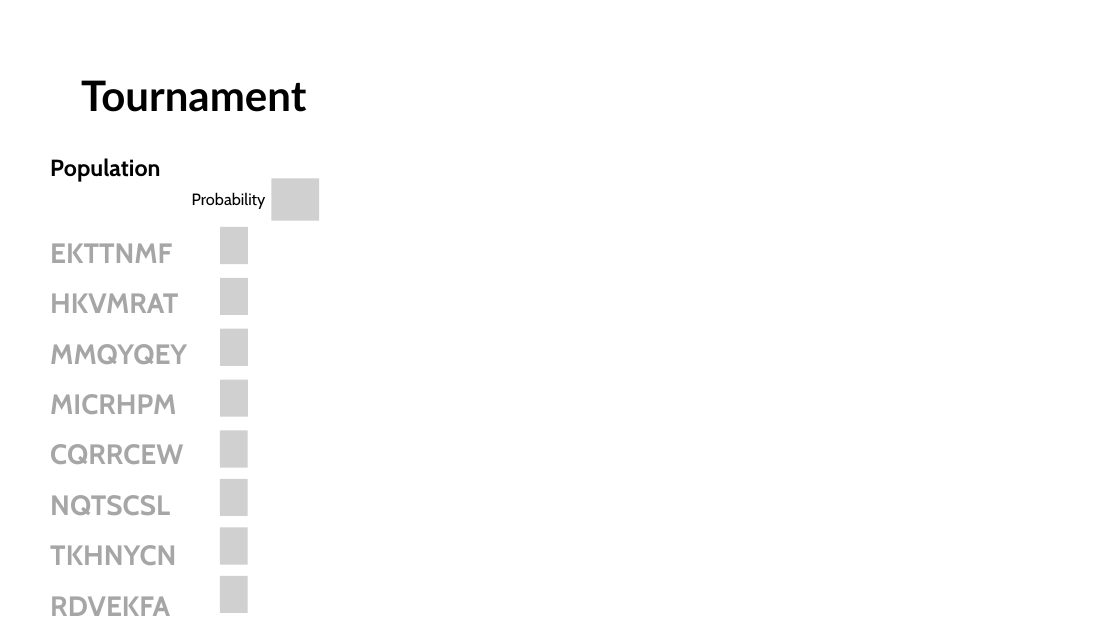
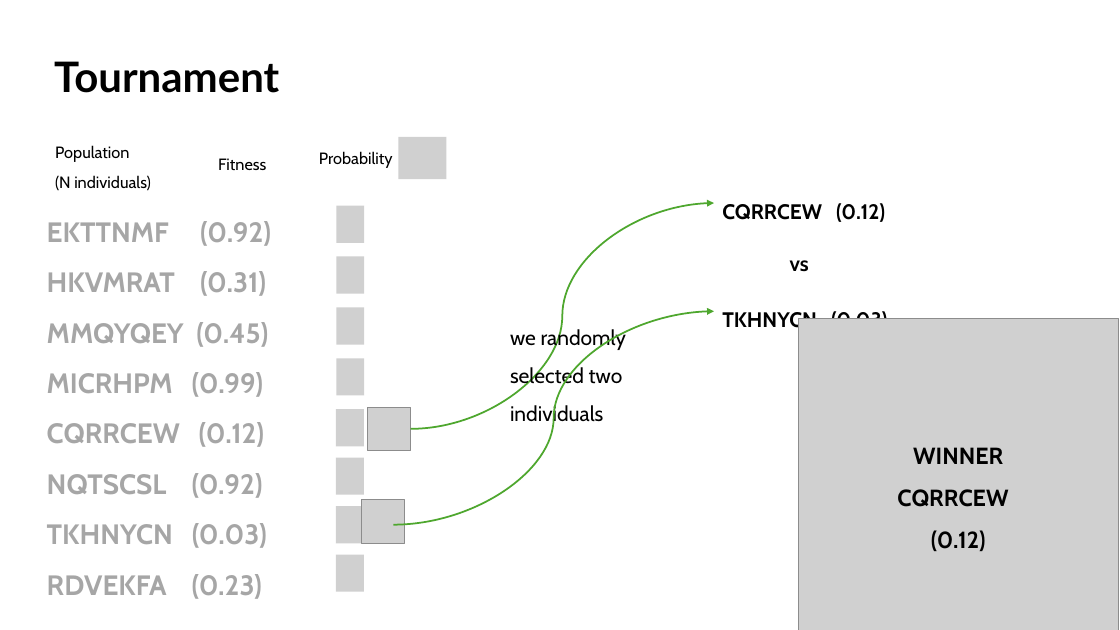
Before and after one commit to jazminamg26/DeNovoProteinDesign, a slide deck: slide 3 of genetic.pptx. Drawn at 1120x630 pixels with LibreOffice and Linux fonts; fonts in the diff are those of the drawing; grey boxes stand for pictures. Boxes give left, top, right and bottom in pixels: in the first picture for what was removed or moved away, otherwise in the second. Text is boxed around its words. In the diff, an @@ line names an element or a change of style, - is before the commit and + after.

```diff
--- a/genetic.pptx
+++ b/genetic.pptx
@@ text "Tournament": place and size @@
-text "Tournament" at (81, 80, 306, 112)
+text "Tournament" at (54, 61, 279, 93)
@@ text "Population": place and size @@
-text "Population" at (50, 158, 160, 182)
+text "Population" at (55, 145, 151, 191)
@@ text at (55, 145, 129, 162): size 20 to 14 pt, bold off in "Population"; line spacing 1 to 1.5 @@
@@ text "Probability": place and size @@
-text "Probability" at (192, 192, 266, 209)
+text "Probability" at (319, 151, 393, 168)
@@ text at (55, 175, 151, 191): paragraph added @@
+(N individuals)
@@ group added at (218, 137, 446, 592): 9 pictures, 1 text @@
+Fitness
@@ picture removed at (271, 178, 319, 220) @@
@@ curved arrow added from (411, 429) to (714, 203), #4EA72E 1.5 pt @@
@@ text added at (722, 203, 885, 222), 18 pt, text #000000, bold @@
+CQRRCEW (0.12)
@@ text at (47, 221, 271, 599): text changed @@
-EKTTNMF
-HKVMRAT
-MMQYQEY
-MICRHPM
-CQRRCEW
-NQTSCSL
-TKHNYCN
-RDVEKFA
+EKTTNMF (0.92)
+HKVMRAT (0.31)
+MMQYQEY (0.45)
+MICRHPM (0.99)
+CQRRCEW (0.12)
+NQTSCSL (0.92)
+TKHNYCN (0.03)
+RDVEKFA (0.23)
@@ picture removed at (220, 227, 248, 264) @@
@@ text added at (790, 260, 809, 272), 18 pt, text #000000, bold @@
+vs
@@ picture removed at (220, 278, 248, 315) @@
@@ picture removed at (220, 329, 248, 365) @@
@@ curved arrow added from (393, 525) to (714, 312), #4EA72E 1.5 pt @@
@@ text added at (510, 327, 626, 427), 18 pt, text #000000 @@
+we randomly selected two individuals
@@ text added at (722, 309, 887, 333), 18 pt, text #000000, bold @@
+TKHNYCN (0.03)
@@ picture added at (798, 318, 1118, 630) @@
@@ picture removed at (220, 380, 248, 417) @@
@@ picture added at (367, 408, 411, 451) @@
@@ picture removed at (220, 430, 248, 467) @@
@@ text added at (897, 447, 1008, 551), 20 pt, text #000000, bold @@
+WINNER
+CQRRCEW (0.12)
@@ picture removed at (220, 479, 248, 516) @@
@@ picture added at (362, 500, 406, 544) @@
@@ picture removed at (220, 528, 248, 565) @@
@@ picture removed at (220, 576, 248, 613) @@
```
Also in this commit, not shown: 1 other file.
